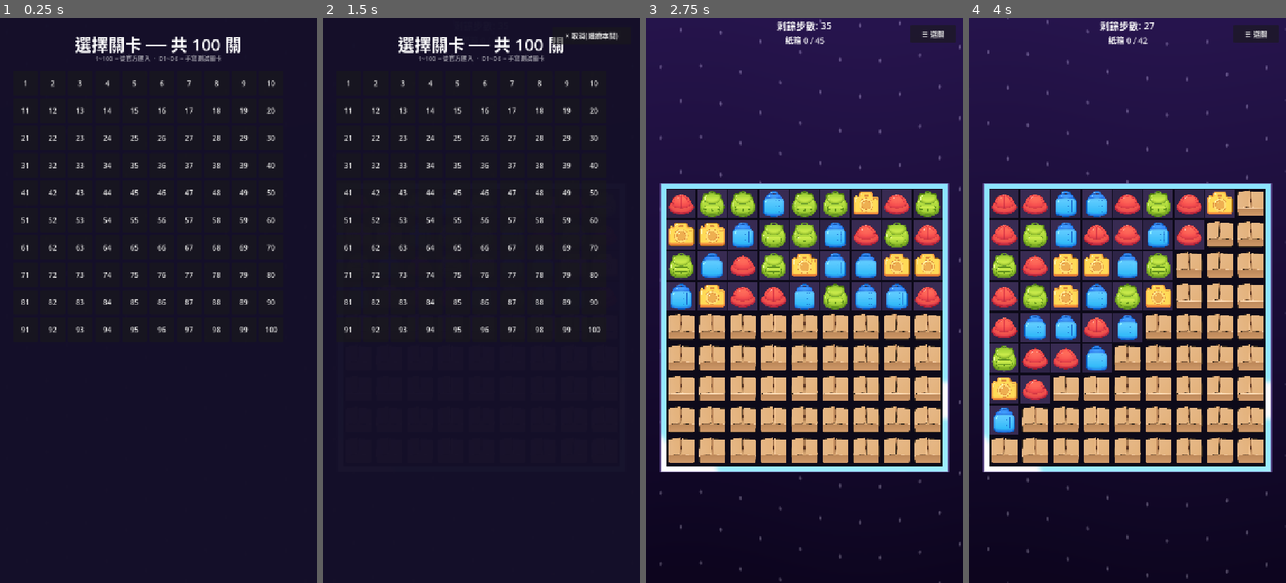
Above: before the commit, frames 1-4 (left to right).
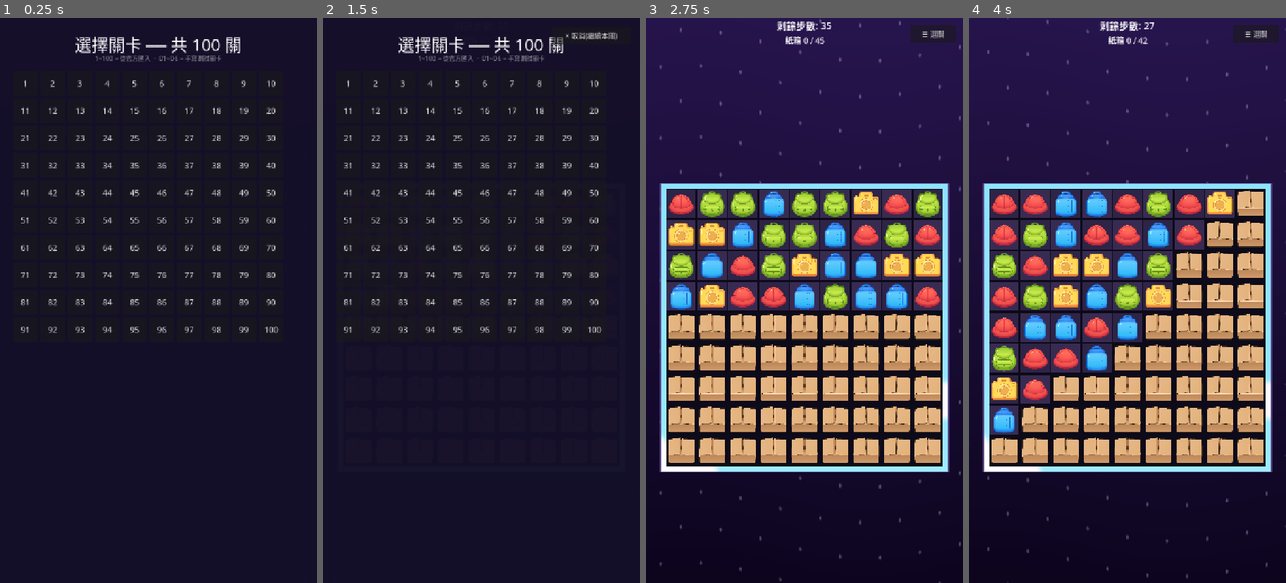
Above: after the commit, the same moments.

Repository: gamacwhung/Match3_sim
Game: Godot game, scene res://scenes/demo_main.tscn
Two runs of this game, one before a commit and one after it. Both use one fixed random seed, a clock stepped at 60 frames per second and the inputs below. Sound files missing from this copy of the repository are replaced by a short silence.
Inputs:
- Up to frame 1 (0.25 s): no input
- Up to frame 2 (1.5 s): click "1" at 0.5 s; click "☰ 選關" at 1.25 s
- Up to frame 3 (2.75 s): click "× 取消(繼續本關)" at 2 s
- Up to frame 4 (4 s): click "☰ 選關" at 2.75 s; click "2" at 3.5 s

The runs differ from the first frame. In frame 1, 2.1% of the frame differs, in the area x 6-88%, y 3-56%; in frame 2, 2.2%, in the area x 6-94%, y 2-56%; in frame 3, less than 0.1%; in frame 4, less than 0.1%.

Commit message:
fix: TNT 5x5 in trigger path, special spawns at swap dest, SPIRAL combos, top-down fill order, level select font
Co-authored-by: Cursor <cursoragent@cursor.com>

Diff:
--- a/godot_demo/scripts/board/board_filler.gd
+++ b/godot_demo/scripts/board/board_filler.gd
@@ -102,23 +102,35 @@
 	return tweens
 
 func fill_empty_cells() -> Array[Tween]:
+	# 物理上:從天上掉下來,**第一顆會穿過空格落到最底**,然後第二顆停在它上面,...
+	# 視覺上要呈現「一列連續往下掉的隊列」:
+	#   - 排在最上方(start_y=-1)的 candy 落到最深的空格(y 最大)
+	#   - 排在 start_y=-2 的 candy 落到次深空格
+	#   - 每顆 dist 相同 → 等速一起到位,看起來像「整條糖果列車滑下來」
+	#
+	# 舊版是 y=0..height 順序 fill,start_y 隨著遞減,結果上面 dist 小、下面 dist 大,
+	# 變成「上面先到位、下面後到位」,看起來像「先生成的留在上面」。已修正。
 	var tweens: Array[Tween] = []
 	for x in width:
-		var spawn_y = -1
+		# 從上到下收集這一列所有空格(by y ascending)
+		var empty_ys: Array[int] = []
 		for y in height:
 			if Vector2i(x, y) in blocked_cells:
 				continue
 			if grid[x][y] == null:
-				var color = randi() % num_colors
-				var candy = _create_candy(color, Vector2i(x, y))
-				var start_y = spawn_y
-				candy.position = grid_to_world(Vector2i(x, start_y))
-				spawn_y -= 1
-				grid[x][y] = candy
-				var target = grid_to_world(Vector2i(x, y))
-				var dist = abs(y - start_y)
-				var tween = candy.animate_fall(target, _fall_duration(dist))
-				tweens.append(tween)
+				empty_ys.append(y)
+		# 反向 fill:第 i 顆 spawn(start_y=-i-1)落到第 i 個最底空格
+		for i in empty_ys.size():
+			var target_y = empty_ys[empty_ys.size() - 1 - i]
+			var start_y = -(i + 1)
+			var color = randi() % num_colors
+			var candy = _create_candy(color, Vector2i(x, target_y))
+			candy.position = grid_to_world(Vector2i(x, start_y))
+			grid[x][target_y] = candy
+			var target = grid_to_world(Vector2i(x, target_y))
+			var dist = abs(target_y - start_y)
+			var tween = candy.animate_fall(target, _fall_duration(dist))
+			tweens.append(tween)
 	return tweens
 
 func remove_candy_at(pos: Vector2i) -> Node2D:
--- a/godot_demo/scripts/board/game_board.gd
+++ b/godot_demo/scripts/board/game_board.gd
@@ -298,7 +298,9 @@
 
 	GameManager.use_move()
 	cascade_level = 0
-	await _process_matches(matches)
+	# 把玩家 swap 的兩格傳進去:_process_matches 內如果這個 group 內含 swap 格,
+	# 會用 swap_dest 當合成位置,避免 special candy 出現在「離手指很遠」的格
+	await _process_matches(matches, [pos_a, pos_b])
 	_post_turn_check()
 
 func _handle_color_bomb_swap(candy_a: CandyScript, candy_b: CandyScript) -> void:
@@ -494,10 +496,100 @@
 						GameManager.add_score(1, true)
 						candies_destroyed.emit(1, c.candy_color)
 
+		"double_spiral":
+			# TrPr + TrPr — 全 row + 全 col(超大十字),類似 double_striped 但更狂
+			effect_spawner_node.spawn_shockwave(filler.grid_to_world(mid_pos))
+			effect_spawner_node.spawn_firework(filler.grid_to_world(mid_pos))
+			var targets = SpecialCandy.get_cross_targets(mid_pos, grid_width, grid_height)
+			_destroy_candy_at(pos_a, candy_a.candy_color)
+			_destroy_candy_at(pos_b, candy_b.candy_color)
+			for pos in targets:
+				var c = filler.get_candy_at(pos)
+				if c and not c.is_being_destroyed:
+					_trigger_obstacle_adjacent(pos)
+					effect_spawner_node.spawn_destroy_effect(filler.grid_to_world(pos), c.candy_color)
+					filler.remove_candy_at(pos)
+					c.animate_destroy()
+					candies_destroyed.emit(1, c.candy_color)
+
+		"spiral_wrapped":
+			# TrPr + TNT — 大十字(全 row 寬 3 + 全 col 寬 3) + 中心 5x5
+			effect_spawner_node.spawn_shockwave(filler.grid_to_world(mid_pos))
+			effect_spawner_node.spawn_firework(filler.grid_to_world(mid_pos))
+			_destroy_candy_at(pos_a, candy_a.candy_color)
+			_destroy_candy_at(pos_b, candy_b.candy_color)
+			# 全 row 寬 3 + 全 col 寬 3
+			for dy in range(-1, 2):
+				for x in grid_width:
+					var row_y = mid_pos.y + dy
+					if row_y < 0 or row_y >= grid_height:
+						continue
+					var pos = Vector2i(x, row_y)
+					var c = filler.get_candy_at(pos)
+					if c and not c.is_being_destroyed:
+						_trigger_obstacle_adjacent(pos)
+						effect_spawner_node.spawn_destroy_effect(filler.grid_to_world(pos), c.candy_color)
+						filler.remove_candy_at(pos)
+						c.animate_destroy()
+						candies_destroyed.emit(1, c.candy_color)
+			for dx in range(-1, 2):
+				for y in grid_height:
+					var col_x = mid_pos.x + dx
+					if col_x < 0 or col_x >= grid_width:
+						continue
+					var pos = Vector2i(col_x, y)
+					var c = filler.get_candy_at(pos)
+					if c and not c.is_being_destroyed:
+						_trigger_obstacle_adjacent(pos)
+						effect_spawner_node.spawn_destroy_effect(filler.grid_to_world(pos), c.candy_color)
+						filler.remove_candy_at(pos)
+						c.animate_destroy()
+						candies_destroyed.emit(1, c.candy_color)
+			# 中心 5x5(TNT 部分,跟十字會 overlap 但 c.is_being_destroyed 會 skip)
+			for tp in SpecialCandy.get_wrapped_targets(mid_pos, grid_width, grid_height):
+				var c = filler.get_candy_at(tp)
+				if c and not c.is_being_destroyed:
+					_trigger_obstacle_adjacent(tp)
+					effect_spawner_node.spawn_destroy_effect(filler.grid_to_world(tp), c.candy_color)
+					filler.remove_candy_at(tp)
+					c.animate_destroy()
+					candies_destroyed.emit(1, c.candy_color)
+
+		"spiral_striped":
+			# TrPr + Soda — 大十字(全 row + 全 col)+ 中心十字 4 鄰
+			effect_spawner_node.spawn_shockwave(filler.grid_to_world(mid_pos))
+			_destroy_candy_at(pos_a, candy_a.candy_color)
+			_destroy_candy_at(pos_b, candy_b.candy_color)
+			var cross = SpecialCandy.get_cross_targets(mid_pos, grid_width, grid_height)
+			for pos in cross:
+				var c = filler.get_candy_at(pos)
+				if c and not c.is_being_destroyed:
+					_trigger_obstacle_adjacent(pos)
+					effect_spawner_node.spawn_destroy_effect(filler.grid_to_world(pos), c.candy_color)
+					filler.remove_candy_at(pos)
+					c.animate_destroy()
+					candies_destroyed.emit(1, c.candy_color)
+			# 中心 4 鄰加碼(spiral 本體效果)
+			for offset in [Vector2i(-1, 0), Vector2i(1, 0), Vector2i(0, -1), Vector2i(0, 1)]:
+				var tp = mid_pos + offset
+				if tp.x < 0 or tp.x >= grid_width or tp.y < 0 or tp.y >= grid_height:
+					continue
+				var c = filler.get_candy_at(tp)
+				if c and not c.is_being_destroyed:
+					_trigger_obstacle_adjacent(tp)
+					effect_spawner_node.spawn_destroy_effect(filler.grid_to_world(tp), c.candy_color)
+					filler.remove_candy_at(tp)
+					c.animate_destroy()
+					candies_destroyed.emit(1, c.candy_color)
+
 	await get_tree().create_timer(0.3).timeout
 	await _cascade_loop()
 
-func _process_matches(matches: Array[Dictionary]) -> void:
+func _process_matches(matches: Array[Dictionary], swap_cells: Array[Vector2i] = []) -> void:
+	# swap_cells:玩家剛 swap 的兩格 [pos_a (來源), pos_b (目標)]。
+	# 若某個 match group 內含這兩格之一,合成 special 的位置會用 swap dest
+	# (pos_b 優先,代表玩家手指落下的地方),這樣 special candy 不會「噴去別處」。
+	# cascade 連鎖呼叫時 swap_cells 為空,沿用 match_finder 原計算的 special_pos。
 	for match_data in matches:
 		var cells = match_data["cells"] as Array[Vector2i]
 		var shape = match_data.get("shape", "line")
@@ -509,6 +601,12 @@
 
 		# special_pos 由 match_finder 算好(L_T pivot / FOUR 中段 / 2x2 角)
 		var special_pos = match_data.get("special_pos", cells[0]) as Vector2i
+		# 玩家 swap 形成的 match:讓 special 出現在玩家手指落下的格
+		if swap_cells.size() == 2:
+			if swap_cells[1] in cells:
+				special_pos = swap_cells[1]
+			elif swap_cells[0] in cells:
+				special_pos = swap_cells[0]
 		var special_type = -1
 
 		# 對齊 Python 設計優先級:FIVE_PLUS > L_T > FOUR > 2x2 > THREE
@@ -618,19 +716,17 @@
 						GameManager.add_score(1, true)
 
 		CandyScript.CandyType.WRAPPED:
+			# TNT — 5x5 爆炸範圍(用 SpecialCandy.get_wrapped_targets,
+			# 不要再 inline 一個 3x3 loop,免得改範圍要改兩處)
 			AudioManager.play_special_trigger_sound()
 			effect_spawner_node.spawn_shockwave(filler.grid_to_world(pos))
-			for dx in range(-1, 2):
-				for dy in range(-1, 2):
-					if dx == 0 and dy == 0:
-						continue
-					var tp = Vector2i(pos.x + dx, pos.y + dy)
-					var target = filler.get_candy_at(tp)
-					if target and not target.is_being_destroyed:
-						_trigger_obstacle_adjacent(tp)
-						effect_spawner_node.spawn_destroy_effect(filler.grid_to_world(tp), target.candy_color)
-						filler.remove_candy_at(tp)
-						target.animate_destroy()
+			for tp in SpecialCandy.get_wrapped_targets(pos, grid_width, grid_height):
+				var target = filler.get_candy_at(tp)
+				if target and not target.is_being_destroyed:
+					_trigger_obstacle_adjacent(tp)
+					effect_spawner_node.spawn_destroy_effect(filler.grid_to_world(tp), target.candy_color)
+					filler.remove_candy_at(tp)
+					target.animate_destroy()
 
 		CandyScript.CandyType.SPIRAL:
 			# 紙飛機 TrPr — 對應 Python _apply_trpr_base:十字 4 格(上下左右各 1 格)
--- a/godot_demo/scripts/candy/candy_factory.gd
+++ b/godot_demo/scripts/candy/candy_factory.gd
@@ -40,6 +40,8 @@
 
 	var is_striped_a = type_a in [CandyScript.CandyType.STRIPED_H, CandyScript.CandyType.STRIPED_V]
 	var is_striped_b = type_b in [CandyScript.CandyType.STRIPED_H, CandyScript.CandyType.STRIPED_V]
+	var is_spiral_a = type_a == CandyScript.CandyType.SPIRAL
+	var is_spiral_b = type_b == CandyScript.CandyType.SPIRAL
 
 	if type_a == CandyScript.CandyType.WRAPPED and type_b == CandyScript.CandyType.WRAPPED:
 		return {"effect": "double_wrapped"}
@@ -51,6 +53,15 @@
 	if is_striped_a and is_striped_b:
 		return {"effect": "double_striped"}
 
+	# SPIRAL (TrPr / 紙飛機) 組合 — 我們專案特有,參考 Python 設計加碼
+	if is_spiral_a and is_spiral_b:
+		return {"effect": "double_spiral"}
+	if (is_spiral_a and type_b == CandyScript.CandyType.WRAPPED) or \
+	   (is_spiral_b and type_a == CandyScript.CandyType.WRAPPED):
+		return {"effect": "spiral_wrapped"}
+	if (is_spiral_a and is_striped_b) or (is_spiral_b and is_striped_a):
+		return {"effect": "spiral_striped"}
+
 	return {"effect": "none"}
 
 static func get_special_name(candy_type: int) -> String:
--- a/godot_demo/scripts/demo_main.gd
+++ b/godot_demo/scripts/demo_main.gd
@@ -88,6 +88,9 @@
 	add_child(menu_button_ui)
 	var btn = Button.new()
 	btn.text = "☰ 選關"
+	var font = load("res://resources/fonts/NotoSans-Regular.ttf") as Font
+	if font:
+		btn.add_theme_font_override("font", font)
 	btn.add_theme_font_size_override("font_size", 16)
 	btn.set_anchors_preset(Control.PRESET_TOP_RIGHT)
 	btn.offset_left = -120
--- a/godot_demo/scripts/level_select.gd
+++ b/godot_demo/scripts/level_select.gd
@@ -15,9 +15,15 @@
 signal level_selected(level_index: int)
 signal cancelled
 
+# 直接 load 中文字型,在每個 Label/Button 上 add_theme_font_override("font", ...)。
+# 不依賴 project.godot::theme/default_font(Godot 4 web export 有時不會 honor),
+# 雙保險:UI 字體永遠是 NotoSans。
+const FONT_PATH := "res://resources/fonts/NotoSans-Regular.ttf"
+
 
 func setup(paths: Array[String], show_cancel: bool = false) -> void:
 	layer = 50
+	var font = load(FONT_PATH) as Font
 	# 全螢幕背景
 	var bg = ColorRect.new()
 	bg.set_anchors_preset(Control.PRESET_FULL_RECT)
@@ -28,6 +34,8 @@
 	# 標題 + 提示(放在最上方)
 	var title = Label.new()
 	title.text = "選擇關卡 ── 共 %d 關" % paths.size()
+	if font:
+		title.add_theme_font_override("font", font)
 	title.add_theme_font_size_override("font_size", 38)
 	title.add_theme_color_override("font_color", Color.WHITE)
 	title.horizontal_alignment = HORIZONTAL_ALIGNMENT_CENTER
@@ -38,6 +46,8 @@
 
 	var hint = Label.new()
 	hint.text = "1~100 = 從官方匯入  ·  D1~D6 = 手寫測試關卡"
+	if font:
+		hint.add_theme_font_override("font", font)
 	hint.add_theme_font_size_override("font_size", 14)
 	hint.add_theme_color_override("font_color", Color(1, 1, 1, 0.55))
 	hint.horizontal_alignment = HORIZONTAL_ALIGNMENT_CENTER
@@ -50,6 +60,8 @@
 	if show_cancel:
 		var cancel_btn = Button.new()
 		cancel_btn.text = "× 取消(繼續本關)"
+		if font:
+			cancel_btn.add_theme_font_override("font", font)
 		cancel_btn.add_theme_font_size_override("font_size", 16)
 		cancel_btn.set_anchors_preset(Control.PRESET_TOP_RIGHT)
 		cancel_btn.offset_left = -200
@@ -79,7 +91,9 @@
 		var btn = Button.new()
 		btn.custom_minimum_size = Vector2(56, 56)
 		btn.text = _short_label(paths[i])
-		btn.add_theme_font_size_override("font_size", 16)
+		if font:
+			btn.add_theme_font_override("font", font)
+		btn.add_theme_font_size_override("font_size", 18)
 		var idx = i
 		btn.pressed.connect(func(): level_selected.emit(idx))
 		grid.add_child(btn)
